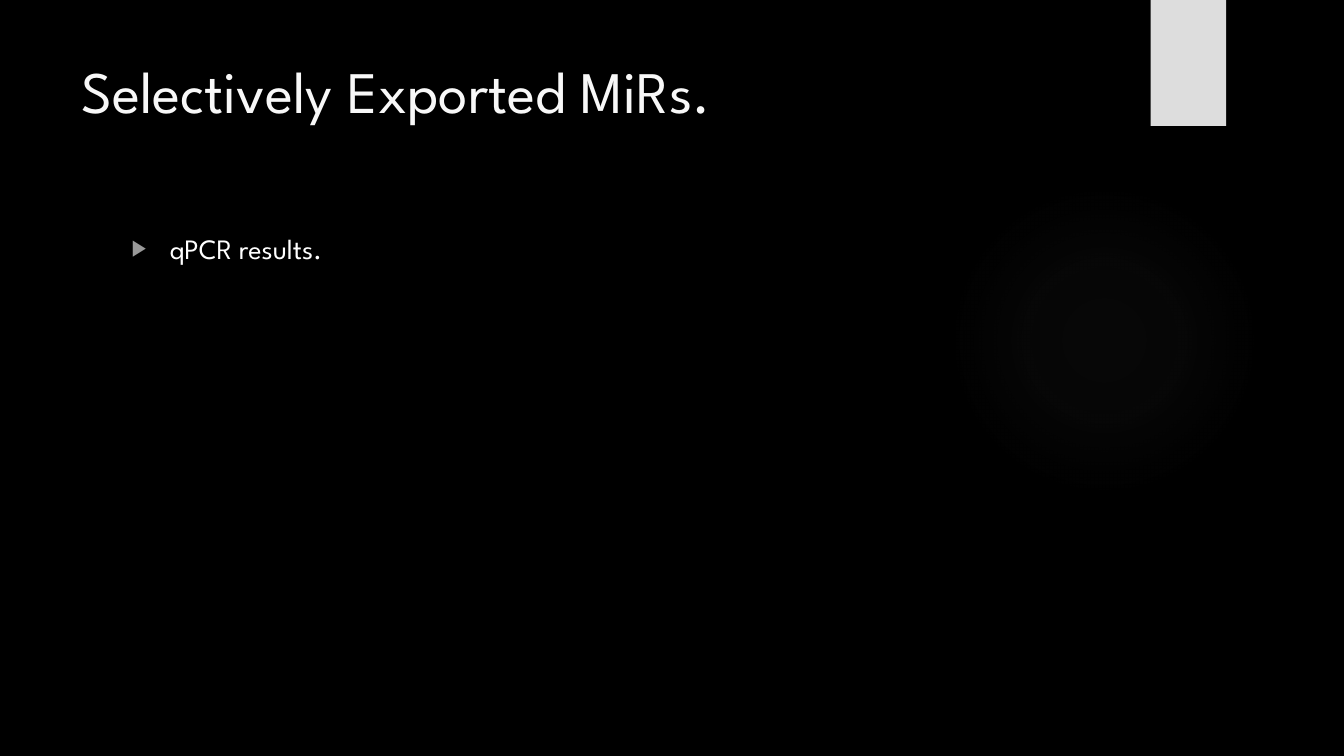
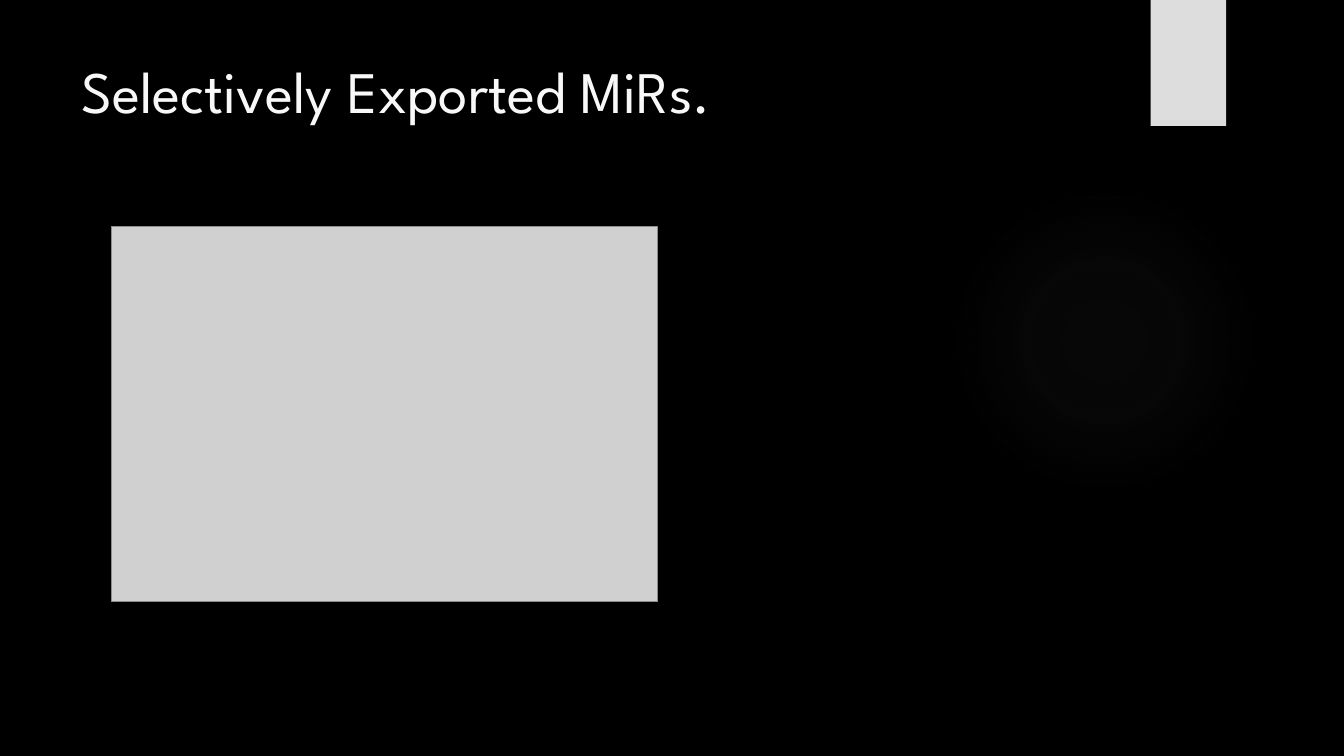
Before and after one commit to HarleyRobinson/Honours2, a slide deck: slide 8 of BackgroundInfo/MeetingSlides.pptx (slide 7 before the commit). Drawn at 1344x756 pixels with LibreOffice and Linux fonts; fonts in the diff are those of the drawing; grey boxes stand for pictures; background and template pictures are left out. Boxes give left, top, right and bottom in pixels: in the first picture for what was removed or moved away, otherwise in the second. Text is boxed around its words. In the diff, an @@ line names an element or a change of style, - is before the commit and + after.

```diff
--- a/BackgroundInfo/MeetingSlides.pptx
+++ b/BackgroundInfo/MeetingSlides.pptx
@@ picture added at [112,227,658,603] @@
@@ text removed at [170,239,322,265] @@
-▶ qPCR results.
```
Also in this commit, not shown: 6 other slides changed, 1 slide added, 6 other files.
